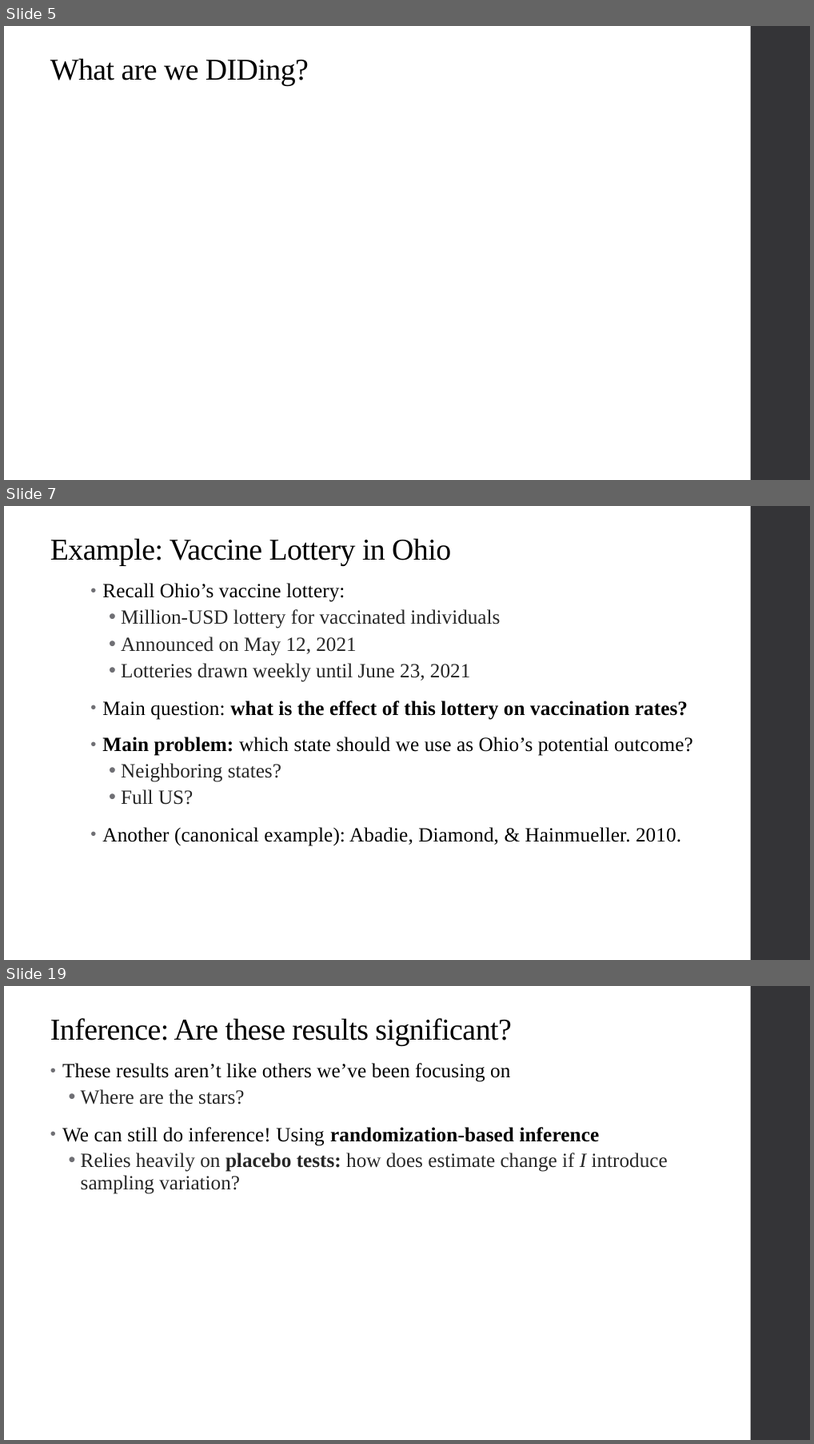
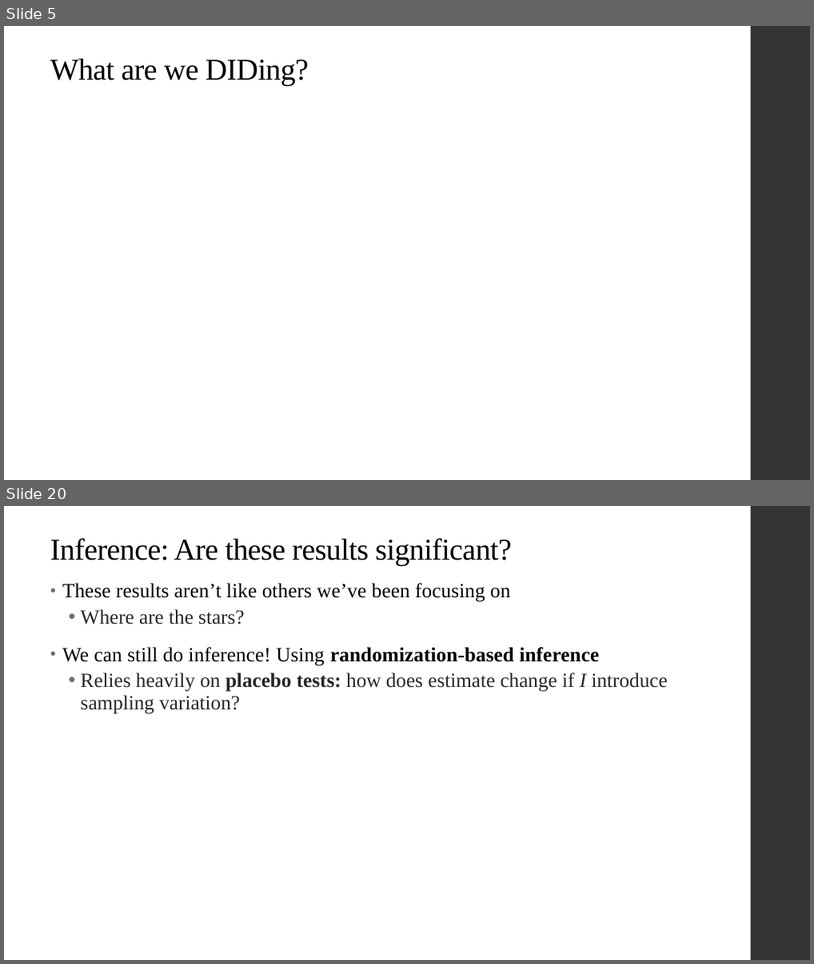
Before and after one commit to qiufei/fork-HAD5744, a slide deck: Lecture11_SyntheticControl_QuantileRegression/Lecture11_SyntheticControl_QuantileRegression.pptx. Shown one above the other, each under a label of ours: slides 5, 7 and 19 before the commit, slides 5 and 20 after it; the slides between them are not shown. The pictures are 814x1444 and 814x964 pixels, drawn with LibreOffice and Linux fonts; fonts in the diff are those of the drawing; grey boxes stand for pictures. Boxes give left, top, right and bottom in pixels: in the first picture for what was removed or moved away, otherwise in the second. Text is boxed around its words. In the diff, an @@ line names an element or a change of style, - is before the commit and + after.

```diff
--- a/Lecture11_SyntheticControl_QuantileRegression/Lecture11_SyntheticControl_QuantileRegression.pptx
+++ b/Lecture11_SyntheticControl_QuantileRegression/Lecture11_SyntheticControl_QuantileRegression.pptx
@@ slide 7 removed at (4,506,810,960), background #FFFFFF; not listed: 1 template element that a slide beside it also shows @@
@@ title removed at (50,538,451,566) @@
-Example: Vaccine Lottery in Ohio
@@ text removed at (102,583,694,846) @@
-• Recall Ohio’s vaccine lottery:
-  • Million-USD lottery for vaccinated individuals
-  • Announced on May 12, 2021
-  • Lotteries drawn weekly until June 23, 2021
-• Main question: what is the effect of this lottery on vaccination rates?
-• Main problem: which state should we use as Ohio’s potential outcome?
-  • Neighboring states?
-  • Full US?
-• Another (canonical example): Abadie, Diamond, & Hainmueller. 2010.
@@ what was slide 19 is now slide 20 @@
```
Also in this commit, not shown: 12 slides changed, 8 slides added, 4 other slides removed, 4 other files.
